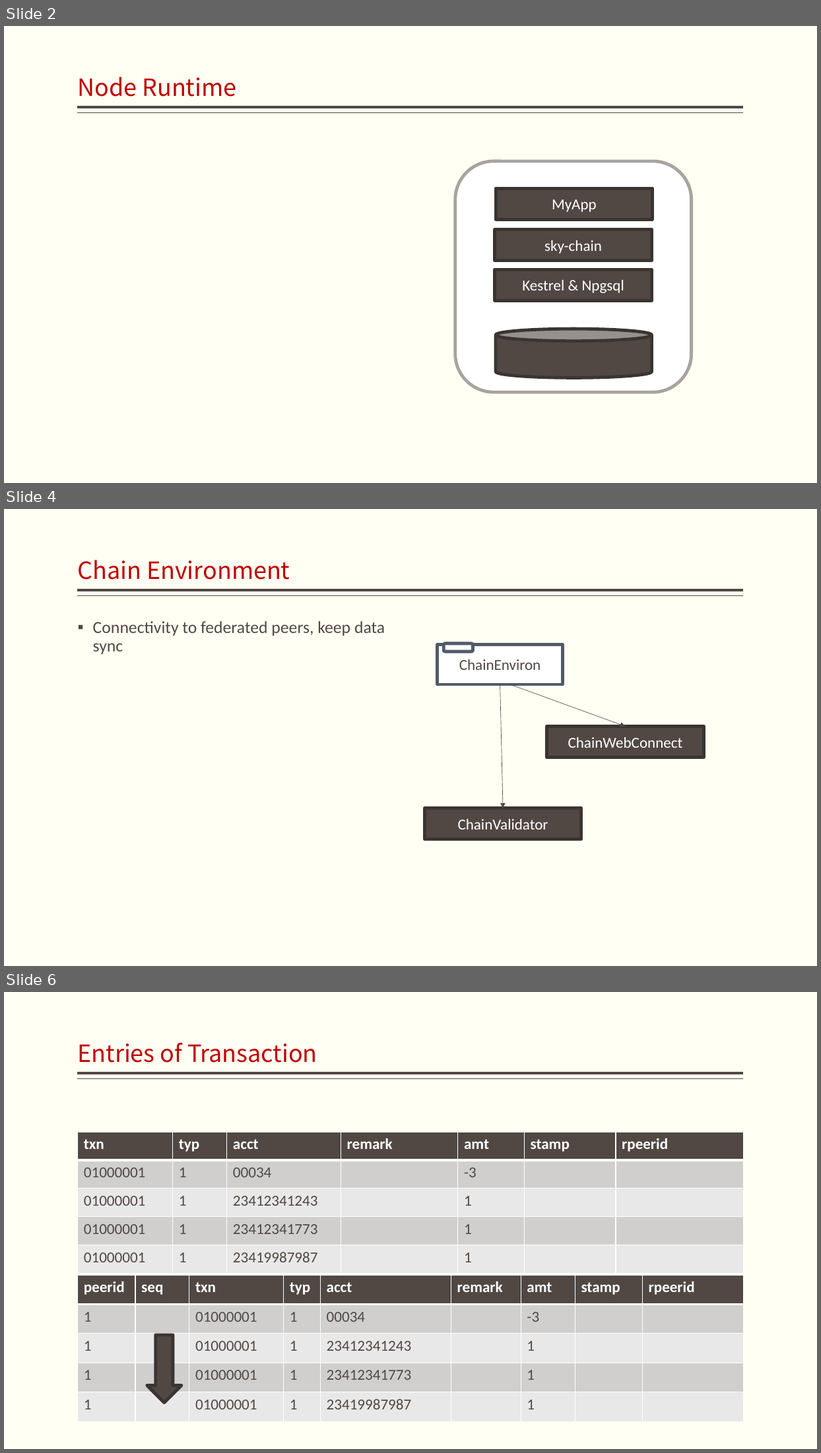
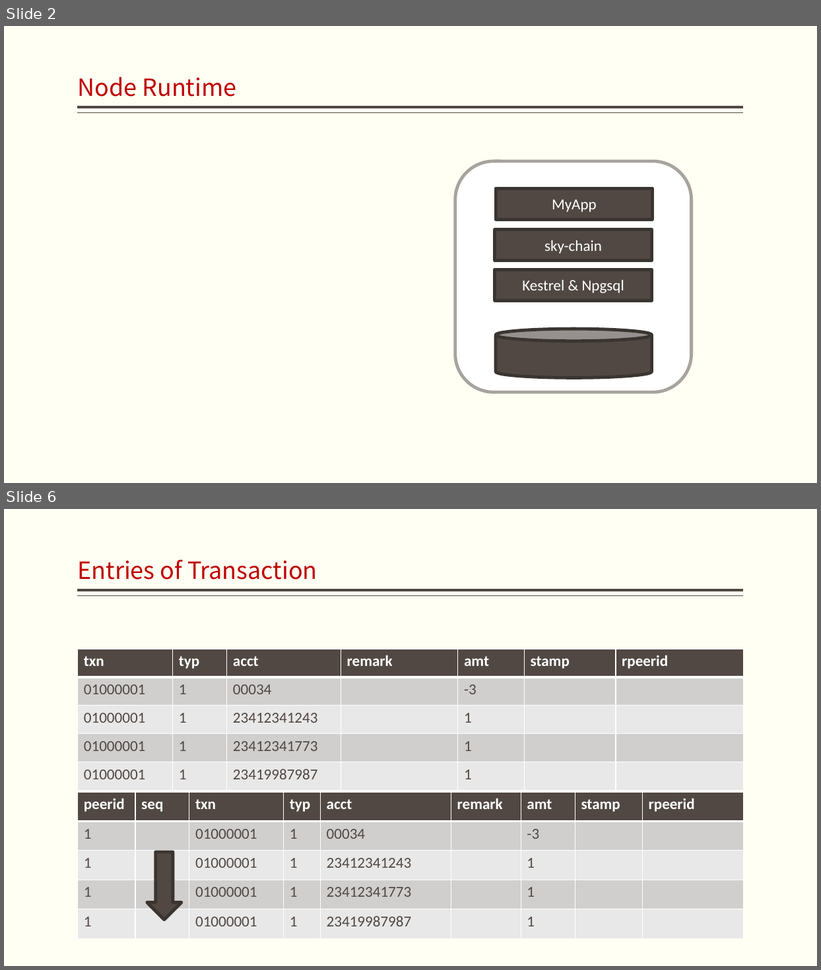
Before and after one commit to jzgi/chainfx, a slide deck: Docs/design.pptx. Shown one above the other, each under a label of ours: slides 2, 4 and 6 before the commit, slides 2 and 6 after it; the slides between them are not shown. The pictures are 821x1453 and 821x970 pixels, drawn with LibreOffice and Linux fonts; fonts in the diff are those of the drawing. Boxes give left, top, right and bottom in pixels: in the first picture for what was removed or moved away, otherwise in the second. Text is boxed around its words. In the diff, an @@ line names an element or a change of style, - is before the commit and + after.

Commit message:
chain refine

```diff
--- a/Docs/design.pptx
+++ b/Docs/design.pptx
@@ slide 4 removed at [4, 509, 817, 966], background #FFFFF3; not listed: 2 template elements that a slide beside it also shows @@
@@ title removed at [78, 560, 290, 580] @@
-Chain Environment
@@ text removed at [93, 621, 385, 654] @@
-▪ Connectivity to federated peers, keep data sync
@@ rectangle removed at [438, 644, 564, 685] @@
-ChainEnviron
@@ rounded rectangle removed at [444, 644, 473, 652] @@
@@ arrow removed from (500, 685) to (503, 809) @@
@@ arrow removed from (510, 685) to (626, 727) @@
@@ rectangle removed at [547, 727, 704, 758] @@
-ChainWebConnect
@@ rectangle removed at [425, 809, 582, 840] @@
-ChainValidator
```
Also in this commit, not shown: 2 slides changed, 1 slide added, 1 other slide removed, 28 other files.
